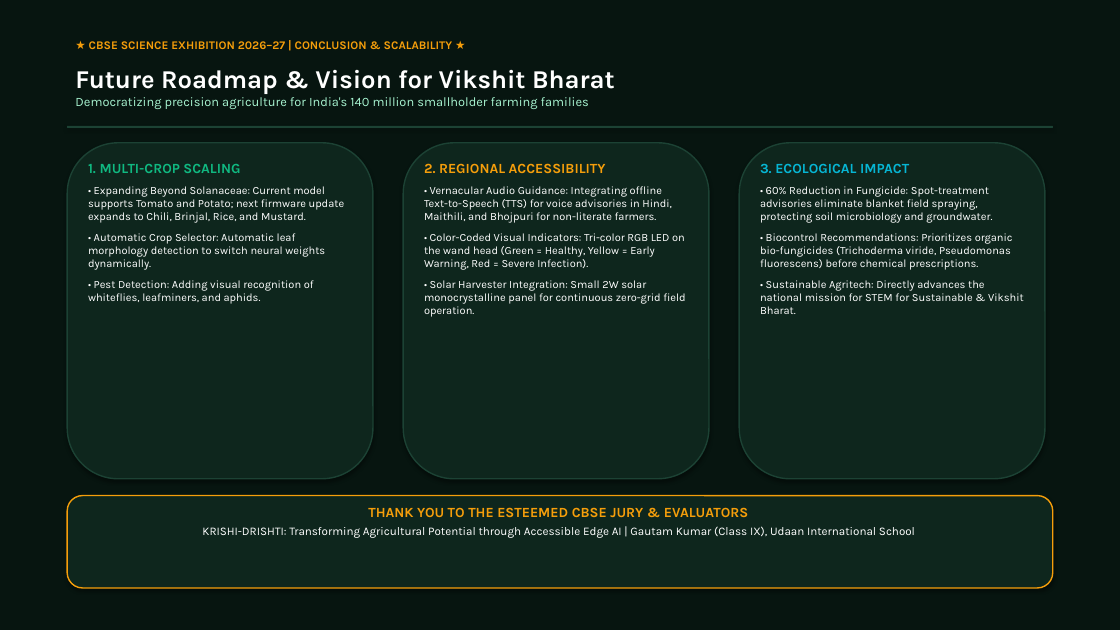
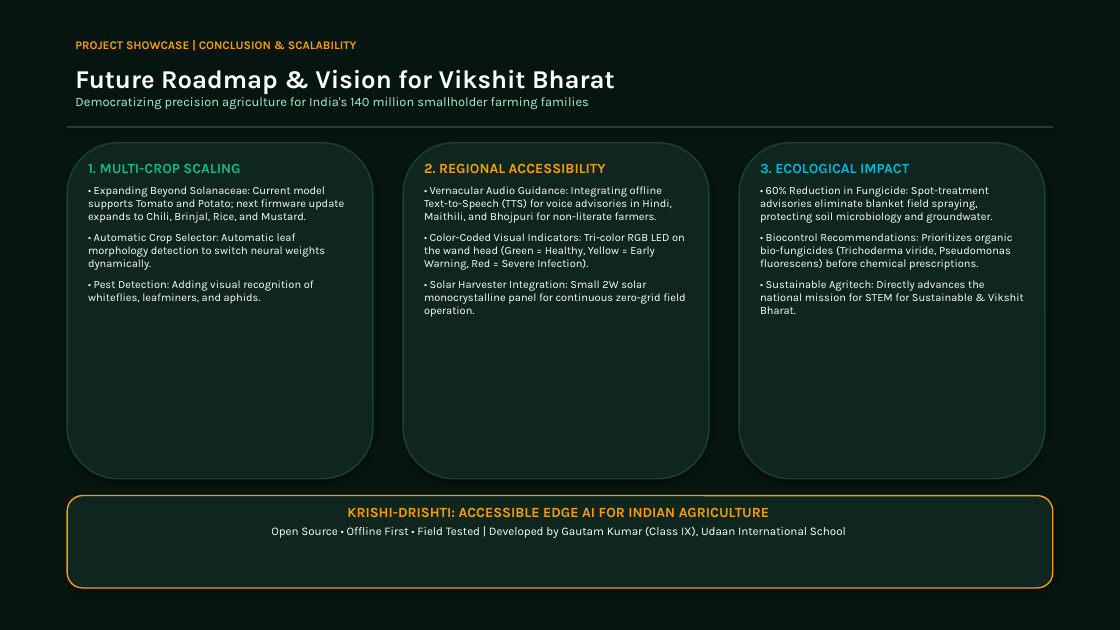
Before and after one commit to gautamkr0104/KRISHI-DRISHTI, a slide deck: slide 10 of docs/KRISHI_DRISHTI_Exhibition_Presentation.pptx. Drawn at 1120x630 pixels with LibreOffice and Linux fonts; fonts in the diff are those of the drawing. Boxes give left, top, right and bottom in pixels: in the first picture for what was removed or moved away, otherwise in the second. Text is boxed around its words. In the diff, an @@ line names an element or a change of style, - is before the commit and + after.

```diff
--- a/docs/KRISHI_DRISHTI_Exhibition_Presentation.pptx
+++ b/docs/KRISHI_DRISHTI_Exhibition_Presentation.pptx
@@ text at <box>75,41,356,49</box>: text changed @@
-★ CBSE SCIENCE EXHIBITION 2026–27 | CONCLUSION & SCALABILITY ★
+PROJECT SHOWCASE | CONCLUSION & SCALABILITY
@@ text at <box>271,507,846,538</box>: text changed @@
-THANK YOU TO THE ESTEEMED CBSE JURY & EVALUATORS
-KRISHI-DRISHTI: Transforming Agricultural Potential through Accessible Edge AI | Gautam Kumar (Class IX), Udaan International School
+KRISHI-DRISHTI: ACCESSIBLE EDGE AI FOR INDIAN AGRICULTURE
+Open Source • Offline First • Field Tested | Developed by Gautam Kumar (Class IX), Udaan International School
```
Also in this commit, not shown: 9 other slides changed, 1 other file.
